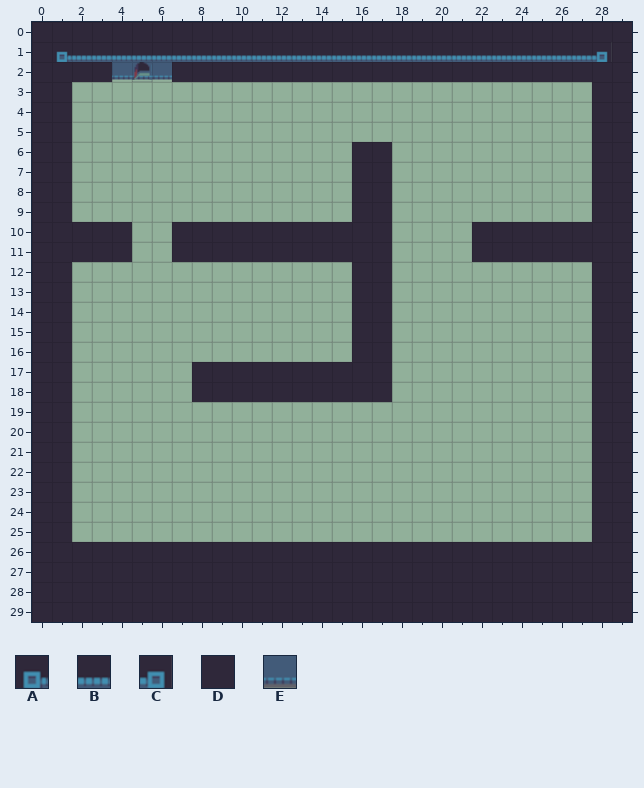
One commit to this Tiled map: escape/src/bounce/resource/map/level1.tmx. This is how it looked before the edit.
Cells are 32x32 px. Shown: x 0..29, y 0..29.
Key: from "32x32_tileset": A 5, B 6, C 7, D 25, E 30.
_ is an empty cell, # one hidden under a higher layer.
Layers that did not change in this view are not listed.
Layer "Foreground" before, first column x 0:
 3 D#__________________________#D
 4 D#__________________________#D
 5 D#__________________________#D
 6 D#__________________________#D
 7 D#__________________________#D
 8 D#__________________________#D
 9 D#__________________________#D
10 D#__________________________#D
11 D#__________________________#D
12 D#__________________________#D
13 D#__________________________#D
14 D#__________________________#D
15 D#__________________________#D
16 D#__________________________#D
17 D#__________________________#D
18 D#__________________________#D
19 D#__________________________#D
20 D#__________________________#D
21 D#__________________________#D
22 D#__________________________#D
23 D#__________________________#D
24 D#__________________________#D
25 D#__________________________#D
Layer "Collidable" before, first column x 0:
 0 ______________________________
 1 ______________________________
 2 _DDD___DDDDDDDDDDDDDDDDDDDDDD_
 3 _D__________________________D_
 4 _D__________________________D_
 5 _D__________________________D_
 6 _D______________DD__________D_
 7 _D______________DD__________D_
 8 _D______________DD__________D_
 9 _D______________DD__________D_
10 _DDDD__DDDDDDDDDDD____DDDDDDD_
11 _DDDD__DDDDDDDDDDD____DDDDDDD_
12 _D______________DD__________D_
13 _D______________DD__________D_
14 _D______________DD__________D_
15 _D______________DD__________D_
16 _D______________DD__________D_
17 _D______DDDDDDDDDD__________D_
18 _D______DDDDDDDDDD__________D_
19 _D__________________________D_
20 _D__________________________D_
21 _D__________________________D_
22 _D__________________________D_
23 _D__________________________D_
24 _D__________________________D_
25 _D__________________________D_
26 _DDDDDDDDDDDDDDDDDDDDDDDDDDDD_
27 ______________________________
28 ______________________________
29 ______________________________
And afterwards:
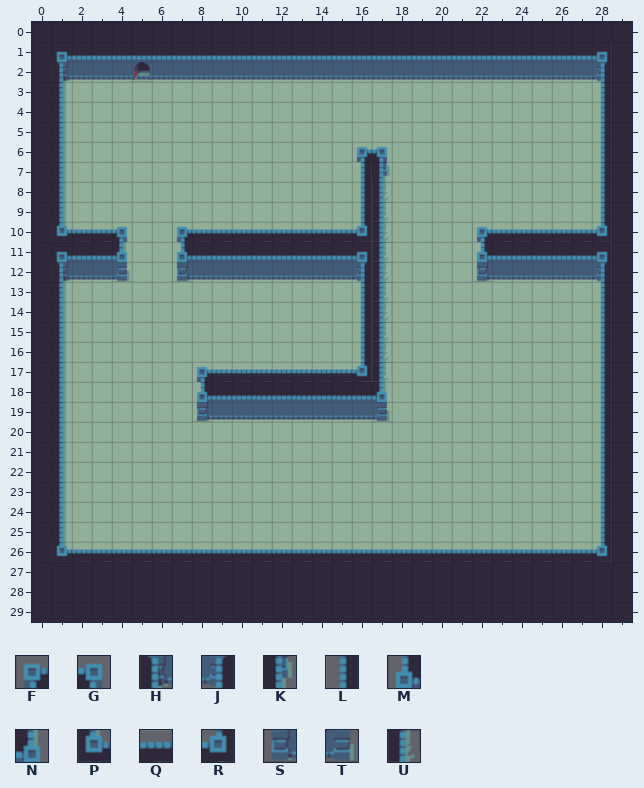
Further tiles: from "32x32_tileset": F 8, G 9, H 29, J 31, K 33, L 55, M 56, N 57, P 77, Q 78, R 79, S 80, T 81, U 103.
What changed:
Layer "Foreground":
There is now tile A in row 11 at x 1.
There is now tile B in row 11 at x 2 to 3, 8 to 15 and 23 to 27; in row 18 at x 9 to 16.
There is now tile C in row 11 at x 28.
There is now tile C in row 11 at x 16.
There is now tile E in row 12 at x 2 to 3, 8 to 15 and 23 to 27; in row 19 at x 9 to 16.
There is now tile F in row 6 at x 16; in row 10 at x 7 and 22; in row 17 at x 8.
There is now tile G in row 6 at x 17; in row 10 at x 4.
There is now tile H in row 12 at x 1.
There is now tile J in row 12 at x 28.
There is now tile J in row 12 at x 16.
There is now tile K in row 7 at x 17.
There is now tile L in rows 7 to 9 at x 16; in rows 13 to 16 at x 16.
There is now tile M in row 11 at x 7 and 22; in row 18 at x 8.
There is now tile N in row 11 at x 4; in row 18 at x 17.
There is now tile P in row 10 at x 1.
There is now tile Q in row 10 at x 2 to 3, 8 to 15 and 23 to 27; in row 17 at x 9 to 15.
There is now tile R in row 10 at x 28.
There is now tile R in row 10 at x 16; in row 17 at x 16.
There is now tile S in row 12 at x 7 and 22; in row 19 at x 8.
There is now tile T in row 12 at x 4; in row 19 at x 17.
There is now tile U in rows 8 to 17 at x 17.
Layer "Collidable" (now hidden):
Tile D is gone in row 2 at x 1 to 3 and 7 to 28; in rows 3 to 5 at x 1 and 28; in rows 6 to 9 at x 1, 16 to 17 and 28; in rows 10 to 11 at x 1 to 4, 7 to 17 and 22 to 28; in rows 12 to 16 at x 1, 16 to 17 and 28; in rows 17 to 18 at x 1, 8 to 17 and 28.
Tile D is gone in rows 19 to 25 at x 1 and 28; in row 26 at x 1 to 28.
Boxes around the changes in both pictures, in picture pixels (x1, y1, x2, y2):
changed: (52, 62, 612, 562)
